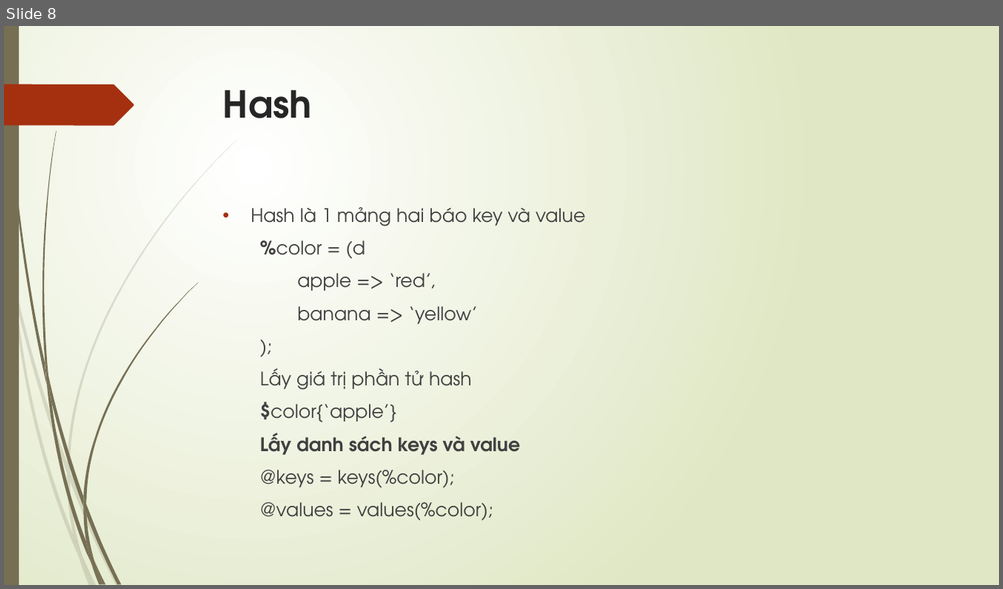
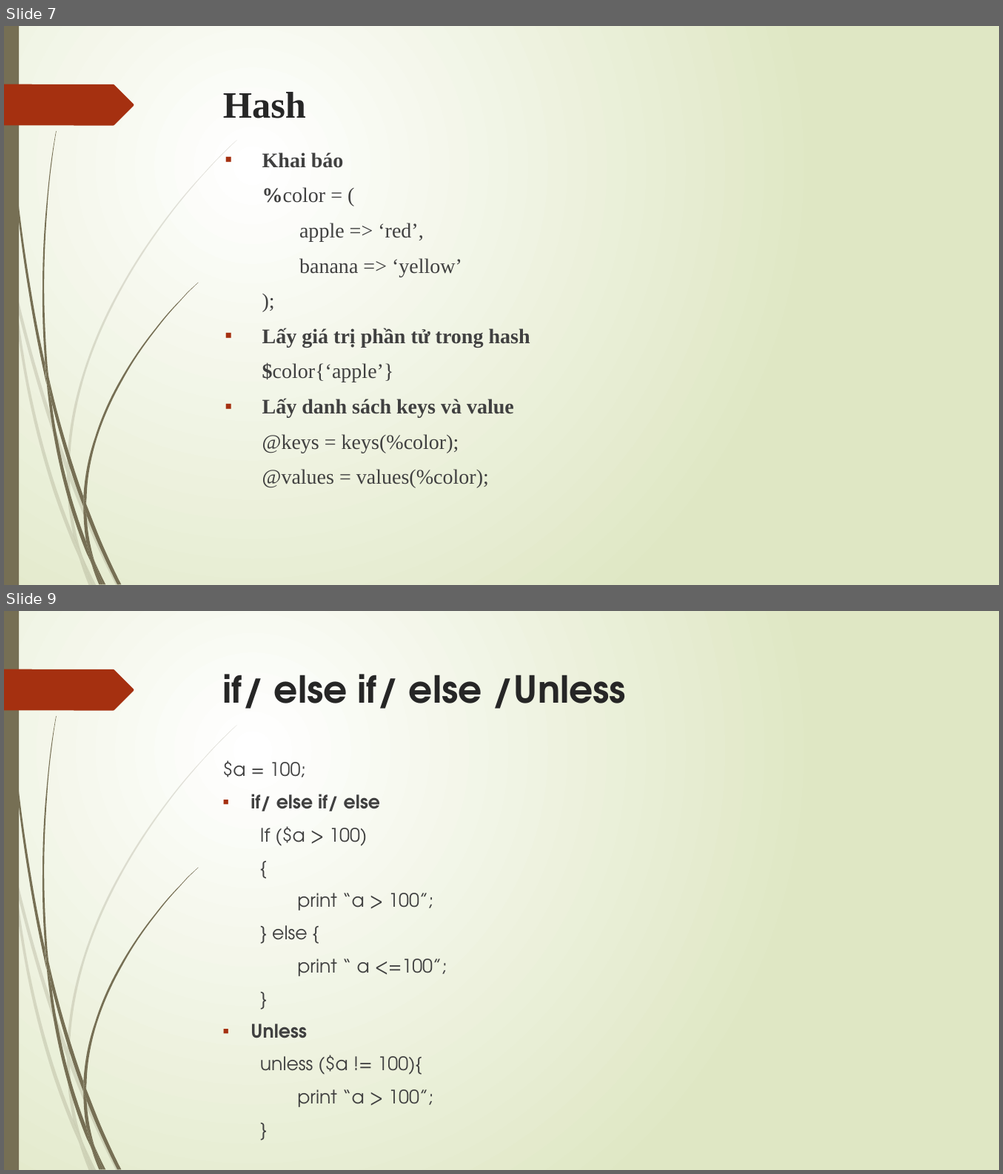
Before and after one commit to LeQuocHuy1234/perlexample, a slide deck: perl.pptx. Shown one above the other, each under a label of ours: slide 8 before the commit, slides 7 and 9 after it; the slides between them are not shown. The pictures are 1003x589 and 1003x1174 pixels, drawn with LibreOffice and Linux fonts; fonts in the diff are those of the drawing. Boxes give left, top, right and bottom in pixels: in the first picture for what was removed or moved away, otherwise in the second. Text is boxed around its words. In the diff, an @@ line names an element or a change of style, - is before the commit and + after.

```diff
--- a/perl.pptx
+++ b/perl.pptx
@@ slide 9 added at bbox=[4, 611, 999, 1170], background gradient #FFFFFF to #DFE8C4; not listed: 24 template elements that a slide beside it also shows @@
@@ title added at bbox=[223, 674, 626, 709], 36 pt, text #262626, bold @@
+if/ else if/ else /Unless
@@ text added at bbox=[222, 760, 447, 1108], 18 pt, text #404040 @@
+$a = 100;
+▪ if/ else if/ else
+If ($a > 100)
+{
+print “a > 100”;
+} else {
+print “ a <=100”;
+}
+▪ Unless
+unless ($a != 100){
+print “a > 100”;
+}
@@ what was slide 8 is now slide 7 @@
@@ slide 7 changed as well @@
@@ title "Hash" at bbox=[223, 92, 306, 118]: font TeX Gyre Adventor to Times New Roman @@
@@ text "Khai báo": place and size @@
-text "Khai báo" at bbox=[250, 207, 585, 521]
+text "Khai báo" at bbox=[262, 153, 530, 488]
@@ text at bbox=[262, 153, 344, 203]: text changed; size 18 to 20 pt; font TeX Gyre Adventor to Times New Roman; bold on @@
-• Hash là 1 mảng hai báo key và value
-%color = (d
+▪ Khai báo
+%color = (
@@ text at bbox=[262, 223, 514, 488]: size 18 to 20 pt, font TeX Gyre Adventor to Times New Roman in "apple => ‘red’,", "banana => ‘yellow’", ");", "$color{‘apple’}" and 3 more places; bullet none to ▪ @@
@@ text at bbox=[262, 328, 530, 347]: text changed; size 18 to 20 pt; font TeX Gyre Adventor to Times New Roman; bold on @@
-Lấy giá trị phần tử hash
+▪ Lấy giá trị phần tử trong hash
```
Also in this commit, not shown: 5 other slides changed, 7 other slides added, 2 slides removed, 8 other files.
